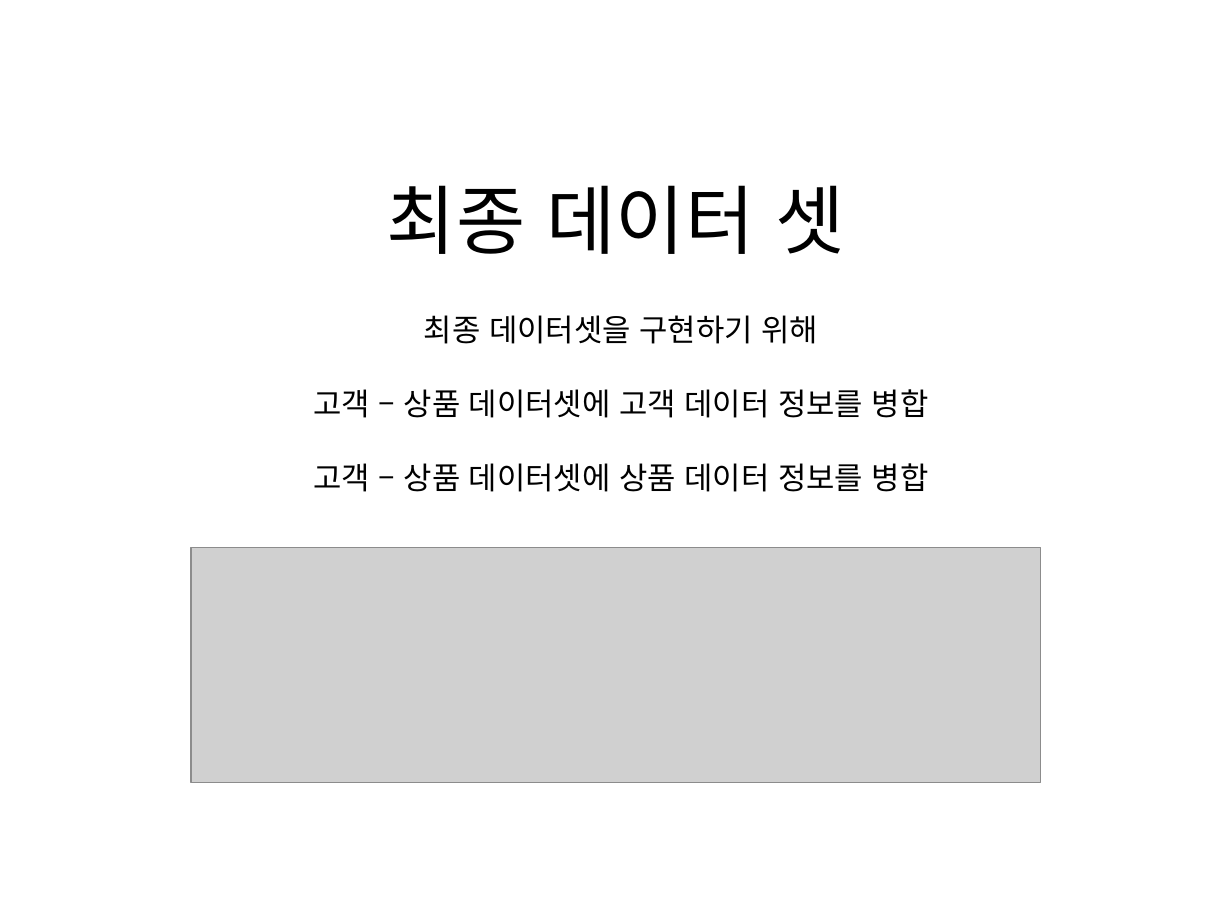
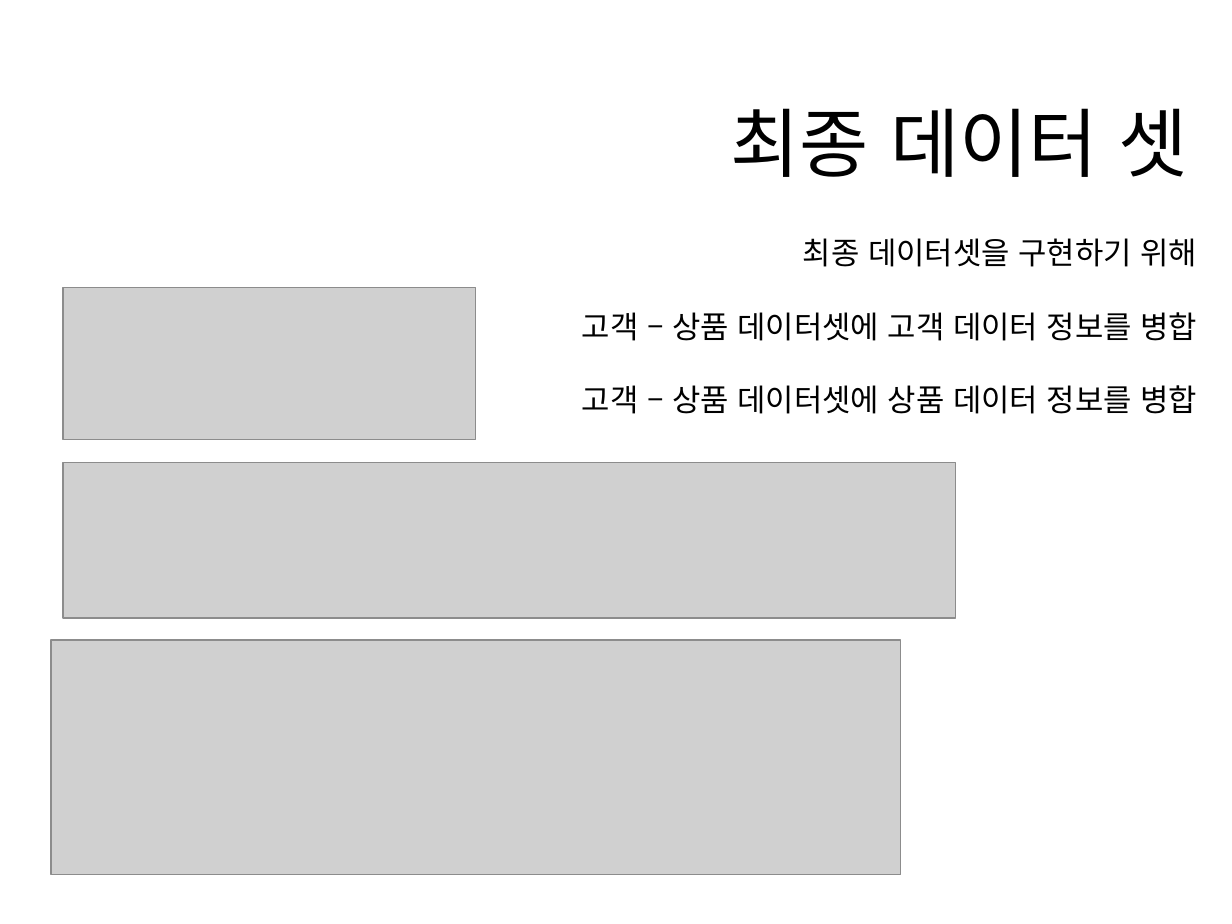
Before and after one commit to WasVelinn/1stPerSonalProjecT, a slide deck: slide 16 of 프레젠테이션1.pptx. Drawn at 1232x924 pixels with LibreOffice and Linux fonts; fonts in the diff are those of the drawing; grey boxes stand for pictures. Boxes give left, top, right and bottom in pixels: in the first picture for what was removed or moved away, otherwise in the second. Text is boxed around its words. In the diff, an @@ line names an element or a change of style, - is before the commit and + after.

```diff
--- a/프레젠테이션1.pptx
+++ b/프레젠테이션1.pptx
@@ title "최종 데이터 셋": place and size @@
-title "최종 데이터 셋" at (387, 185, 844, 254)
+title "최종 데이터 셋" at (730, 108, 1188, 177)
@@ title "최종 데이터 셋" at (730, 108, 1188, 177): alignment centre to right @@
@@ text "최종 데이터셋을 구현하기 위해" at (582, 238, 1198, 414): alignment centre to right @@
@@ text "최종 데이터셋을 구현하기 위해": place and size @@
-text "최종 데이터셋을 구현하기 위해" at (313, 315, 929, 492)
+text "최종 데이터셋을 구현하기 위해" at (582, 238, 1198, 414)
@@ picture added at (63, 287, 476, 439) @@
@@ picture added at (63, 462, 955, 617) @@
@@ picture: place and size @@
-picture at (191, 547, 1041, 782)
+picture at (51, 639, 901, 875)
```
Also in this commit, not shown: 8 other slides changed, 4 slides added, 19 other files.
